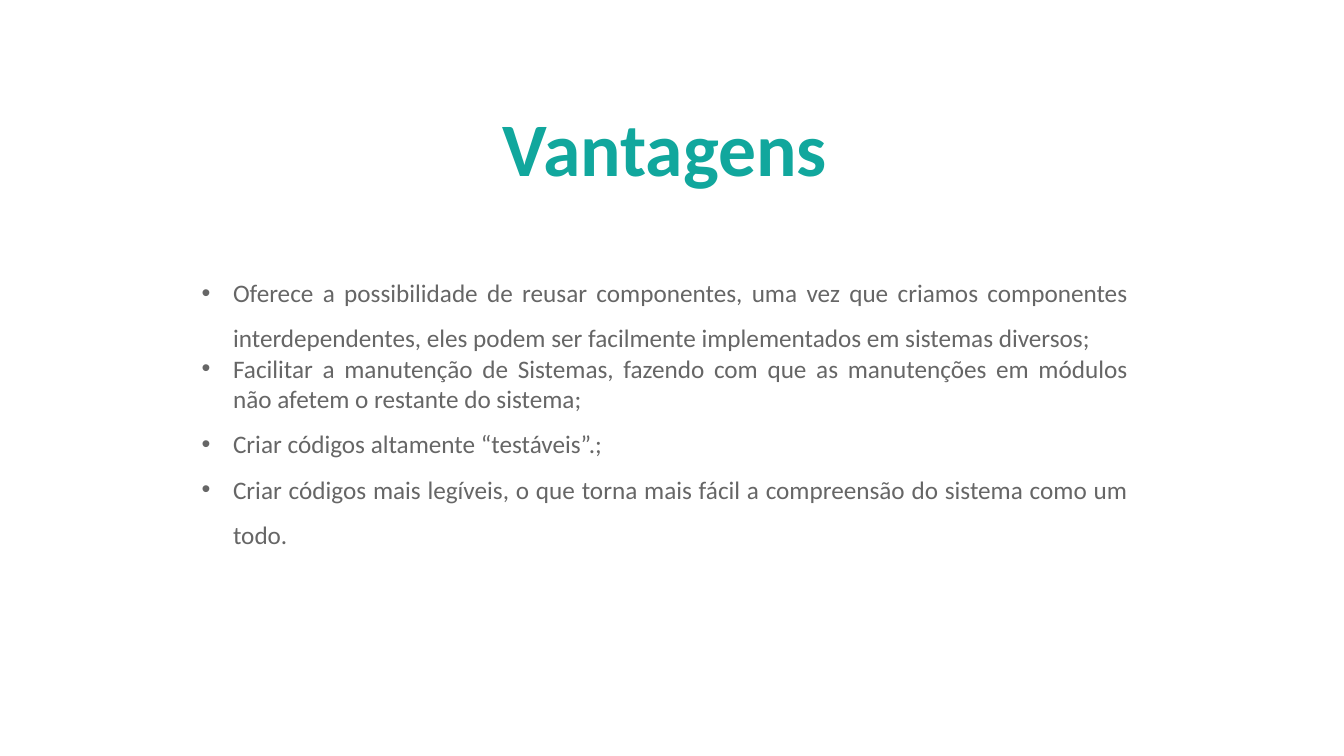
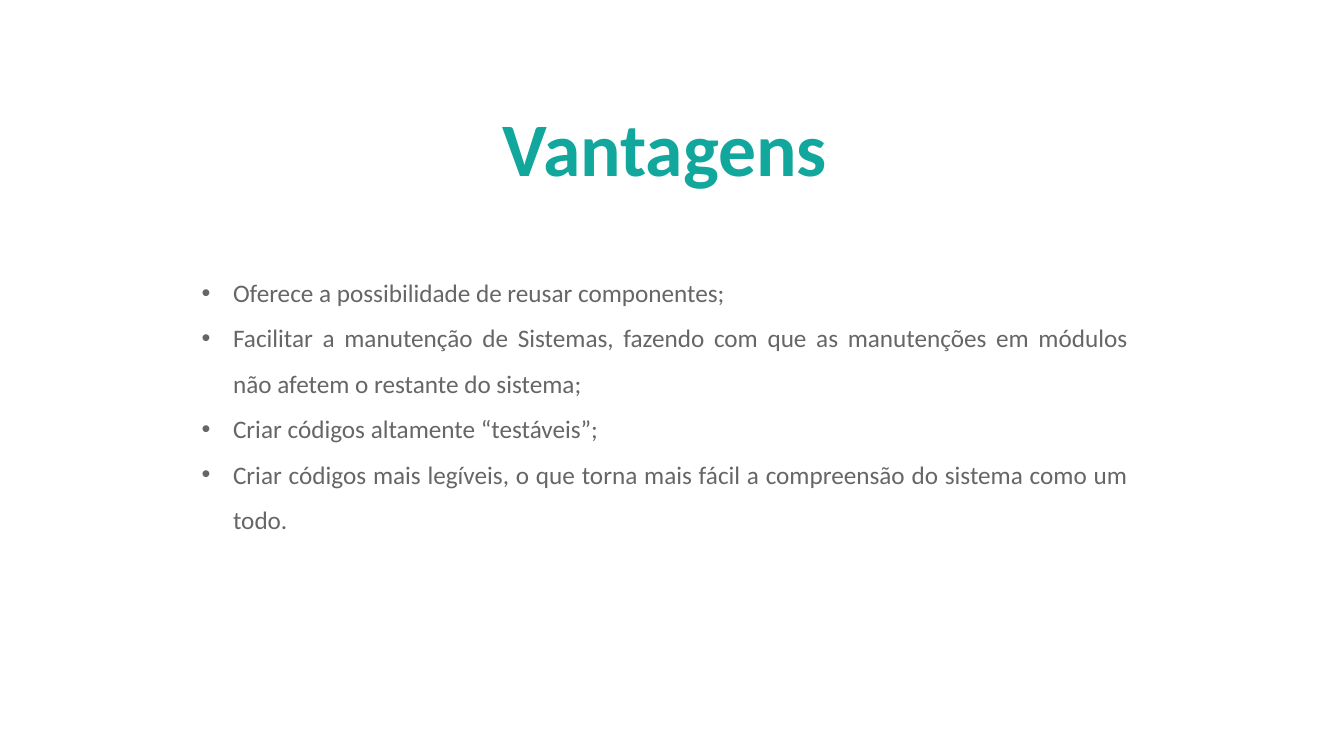
Before and after one commit to AlberttSantos/treinamento-solid, a slide deck: slide 25 of doc/InjecaoDependencia.pptx (slide 24 before the commit). Drawn at 1344x756 pixels with LibreOffice and Linux fonts; fonts in the diff are those of the drawing; background and template pictures are left out. Boxes give left, top, right and bottom in pixels: in the first picture for what was removed or moved away, otherwise in the second. Text is boxed around its words. In the diff, an @@ line names an element or a change of style, - is before the commit and + after.

```diff
--- a/doc/InjecaoDependencia.pptx
+++ b/doc/InjecaoDependencia.pptx
@@ text at [233,284,724,306]: text changed @@
-                • Oferece a possibilidade de reusar componentes, uma vez que criamos componentes interdependentes, eles podem ser facilmente implementados em sistemas diversos;
+                • Oferece a possibilidade de reusar componentes;
@@ text at [233,329,1127,396]: line spacing 1 to 1.5 @@
@@ text at [233,420,598,443]: text changed @@
-                • Criar códigos altamente “testáveis”.;
+                • Criar códigos altamente “testáveis”;
```
Also in this commit, not shown: 5 other slides changed, 2 slides added, 3 other files.
